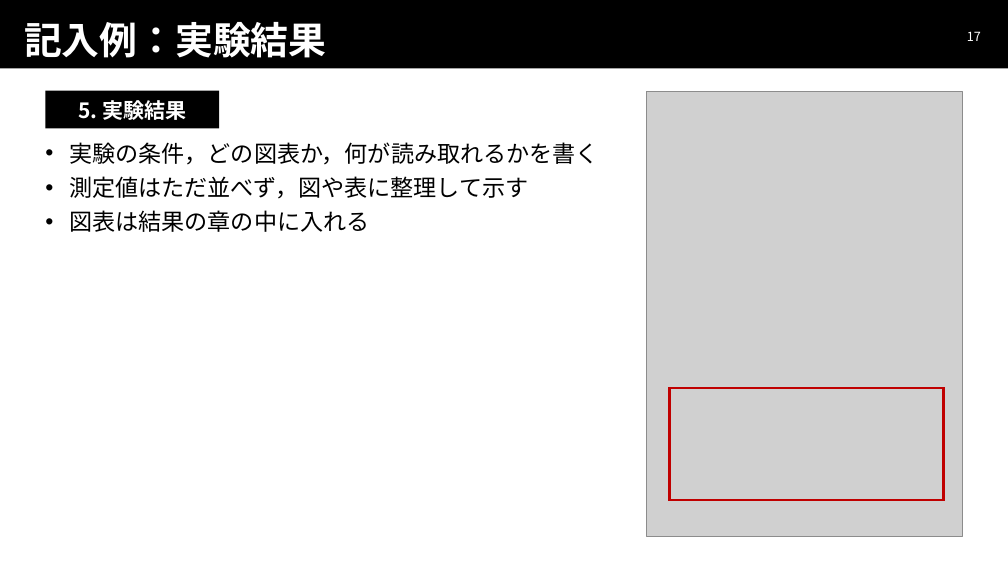
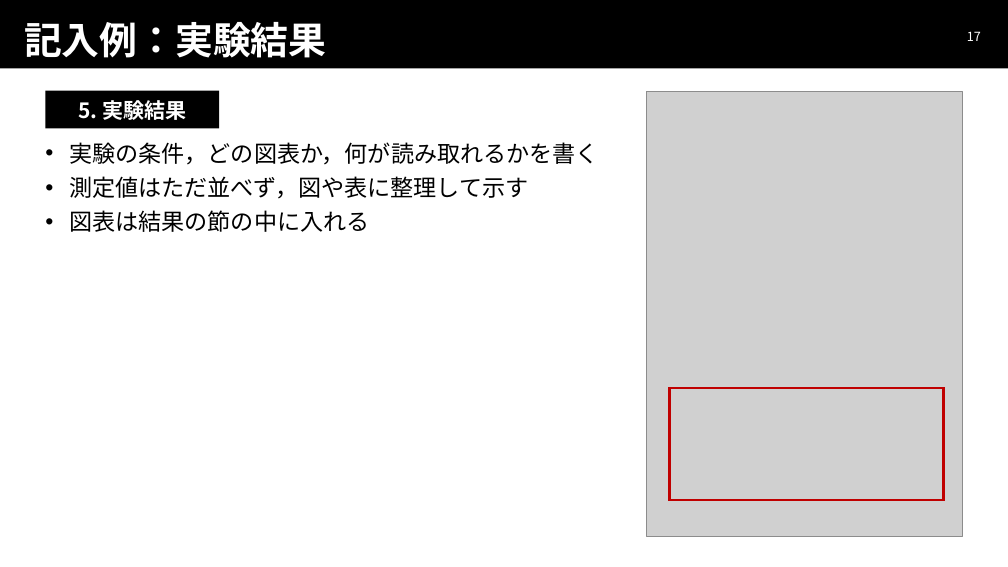
Before and after one commit to uhyogo-epa/EEexperimentsI-manual, a slide deck: slide 17 of slides/00_guidance/20261123_実験後半ガイダンス.pptx. Drawn at 1008x567 pixels with LibreOffice and Linux fonts; fonts in the diff are those of the drawing; grey boxes stand for pictures. Boxes give left, top, right and bottom in pixels: in the first picture for what was removed or moved away, otherwise in the second. Text is boxed around its words. In the diff, an @@ line names an element or a change of style, - is before the commit and + after.

```diff
--- a/slides/00_guidance/20261123_実験後半ガイダンス.pptx
+++ b/slides/00_guidance/20261123_実験後半ガイダンス.pptx
@@ text at (70, 210, 370, 232): text changed @@
-• 図表は結果の章の中に入れる
+• 図表は結果の節の中に入れる
```
Also in this commit, not shown: 3 other slides changed, 1 other file.
